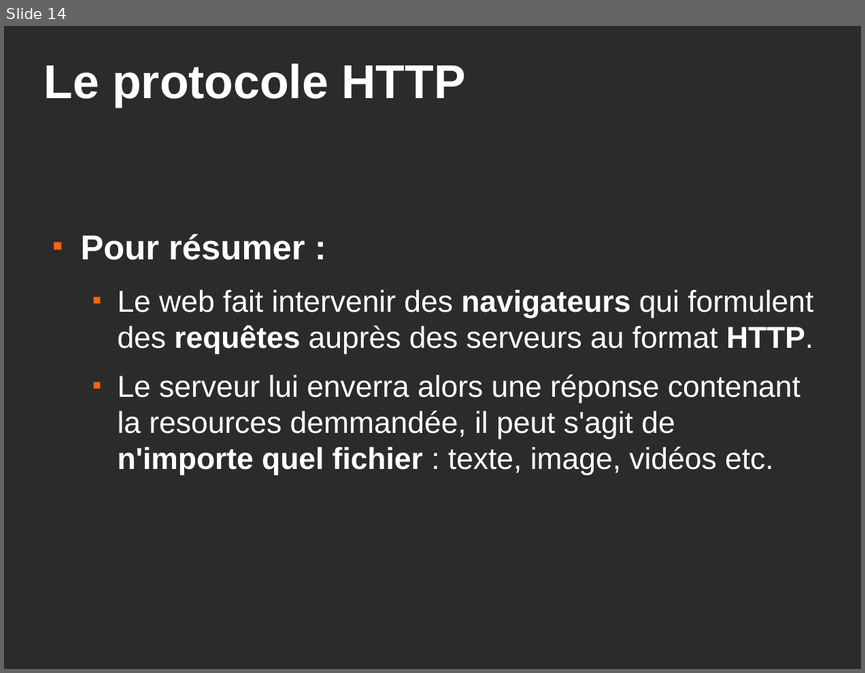
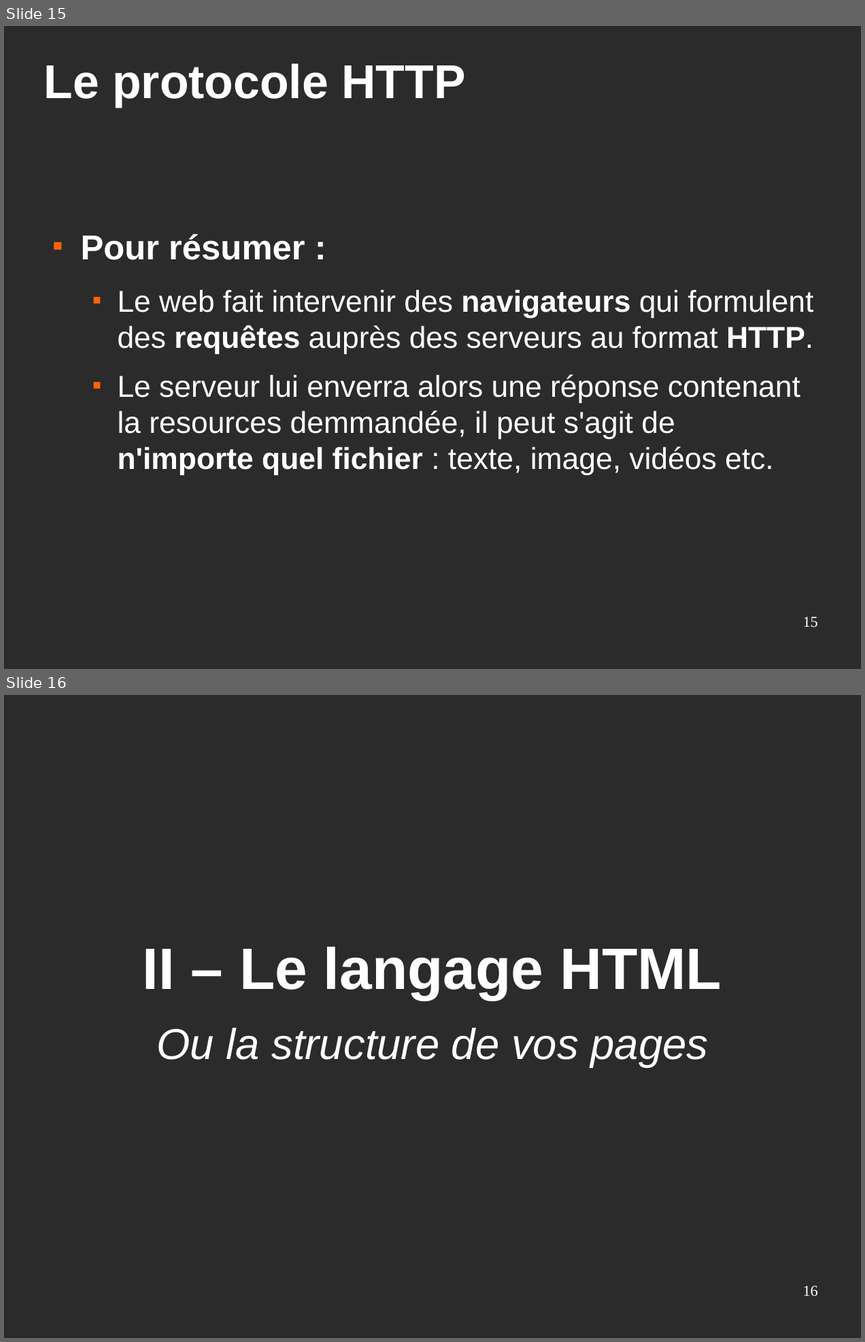
Before and after one commit to Eirbware/Formation, a slide deck: presentations/fondements.odp. Shown one above the other, each under a label of ours: slide 14 before the commit, slides 15 and 16 after it. The pictures are 865x673 and 865x1342 pixels, drawn with LibreOffice and Linux fonts; fonts in the diff are those of the drawing; background and template pictures are left out; a plain dark background stands for a picture behind light text. Boxes give left, top, right and bottom in pixels: in the first picture for what was removed or moved away, otherwise in the second. Text is boxed around its words. In the diff, an @@ line names an element or a change of style, - is before the commit and + after.

```diff
--- a/presentations/fondements.odp
+++ b/presentations/fondements.odp
@@ slide 16 added at [4,695,861,1338], background picture (left out) @@
@@ text added at [143,947,721,1067], 40 pt, text #FFFFFF, italic @@
+II – Le langage HTML
+Ou la structure de vos pages
@@ page number added at [803,1285,818,1296], 14 pt, text #FFFFFF @@
+16
@@ what was slide 14 is now slide 15 @@
@@ slide 15 changed as well @@
@@ page number added at [803,616,818,627], 14 pt, text #FFFFFF @@
+15
```
Also in this commit, not shown: 12 other slides changed, 3 other slides added, 1 slide removed, 1 other file.
